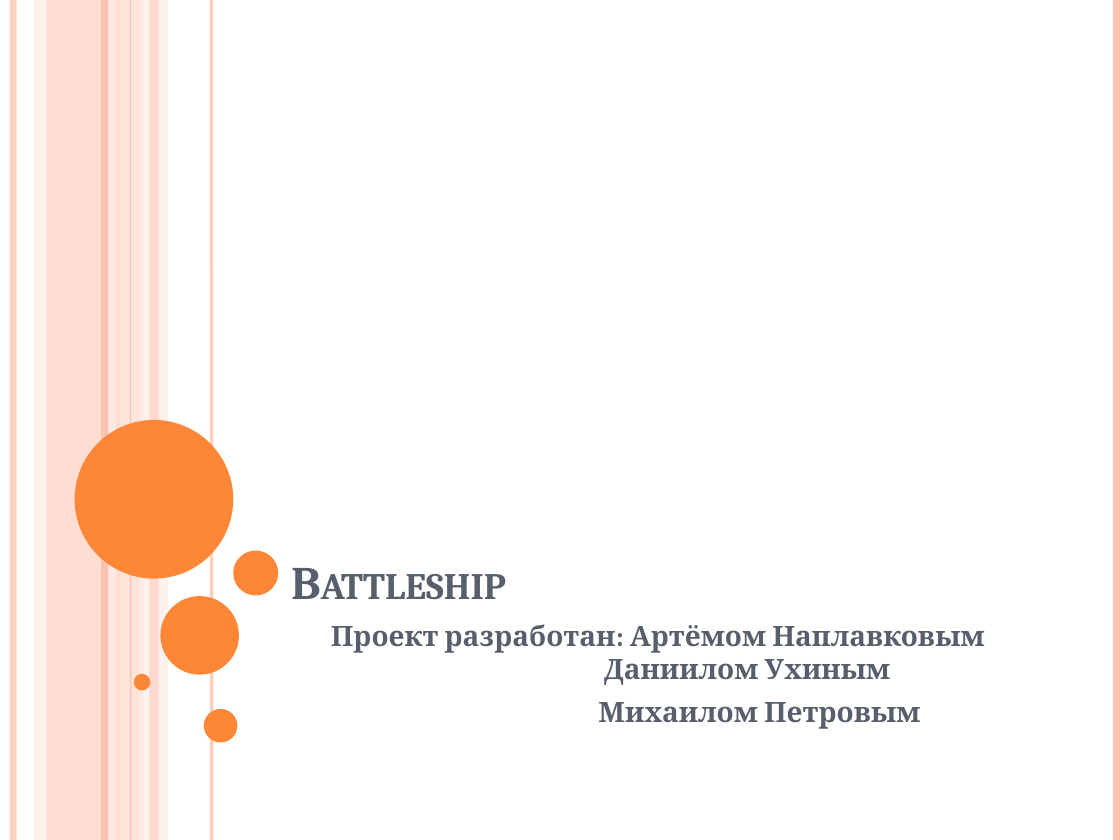
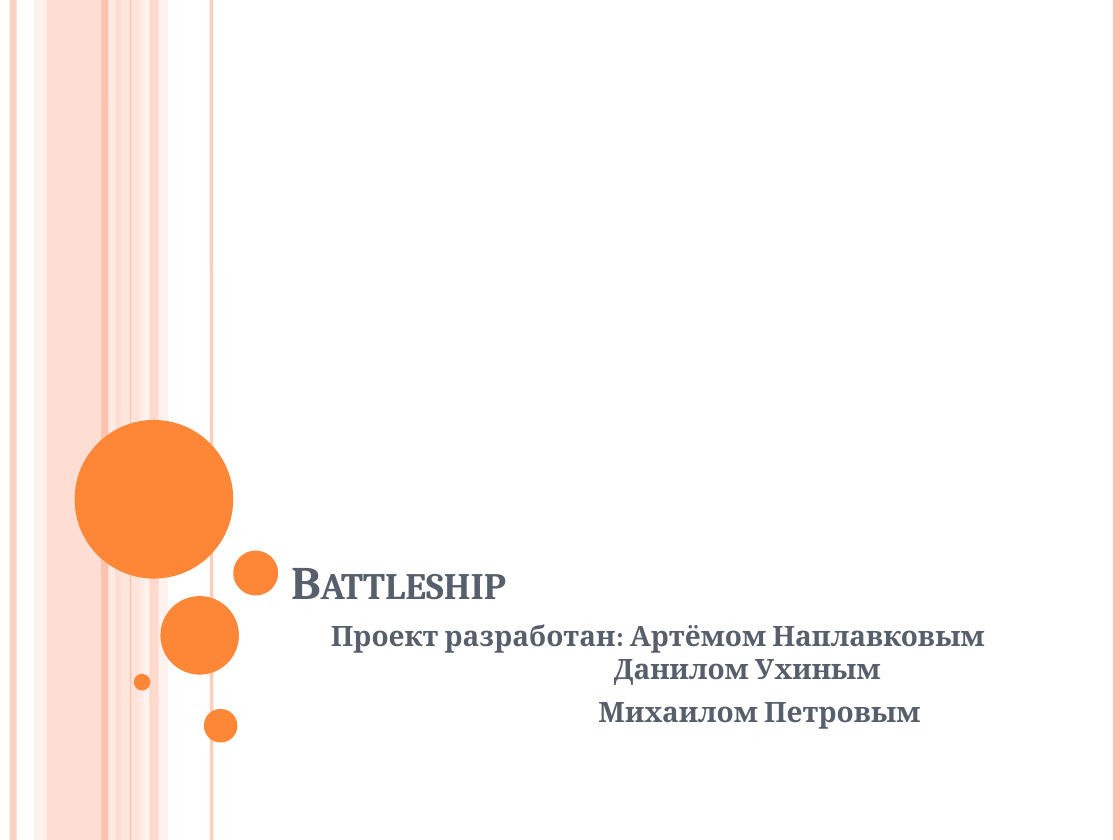
Before and after one commit to artemnaplavkov/sea_battle, a slide deck: slide 1 of Battleship.pptx. Drawn at 1120x840 pixels with LibreOffice and Linux fonts; fonts in the diff are those of the drawing. Boxes give left, top, right and bottom in pixels: in the first picture for what was removed or moved away, otherwise in the second. Text is boxed around its words. In the diff, an @@ line names an element or a change of style, - is before the commit and + after.

Commit message:
Final_End

```diff
--- a/Battleship.pptx
+++ b/Battleship.pptx
@@ subtitle at bbox=[331, 624, 985, 685]: text changed @@
-Проект разработан: Артёмом Наплавковым
-Даниилом Ухиным
+Проект разработан: Артёмом Наплавковым
+Данилом Ухиным
```
